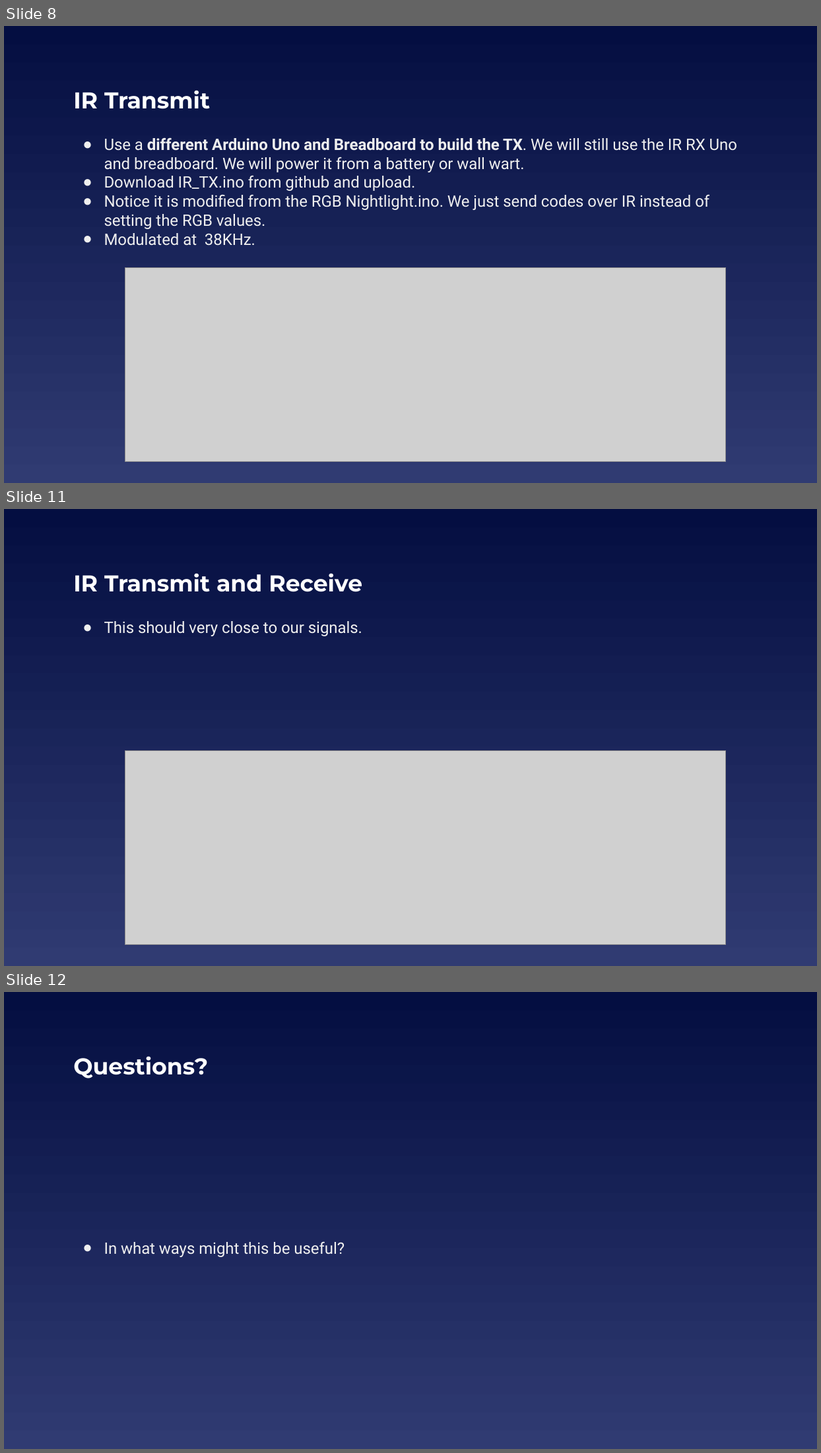
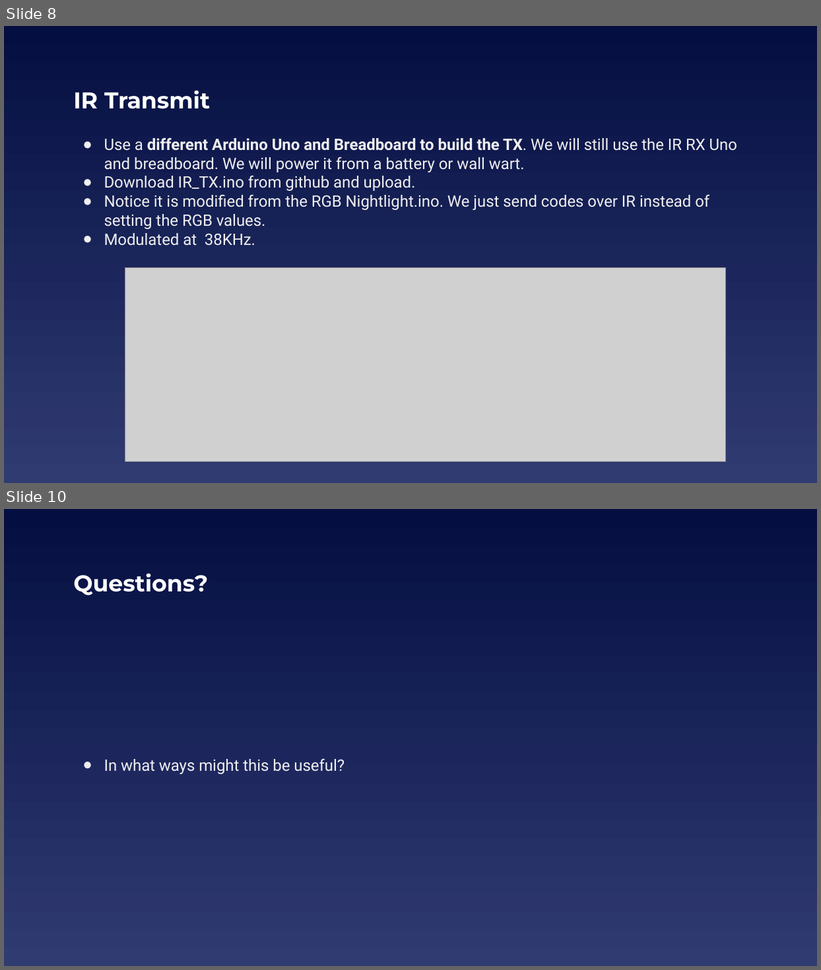
Before and after one commit to EELabMan/IR-Transmit-and-Receive, a slide deck: Infrared TX RX.pptx. Shown one above the other, each under a label of ours: slides 8, 11 and 12 before the commit, slides 8 and 10 after it; the slides between them are not shown. The pictures are 821x1453 and 821x970 pixels, drawn with LibreOffice and Linux fonts; fonts in the diff are those of the drawing; grey boxes stand for pictures. Boxes give left, top, right and bottom in pixels: in the first picture for what was removed or moved away, otherwise in the second. Text is boxed around its words. In the diff, an @@ line names an element or a change of style, - is before the commit and + after.

```diff
--- a/Infrared TX RX.pptx
+++ b/Infrared TX RX.pptx
@@ slide 11 removed at <box>4,509,817,966</box>, background gradient #040E41 to #303B72 @@
@@ title removed at <box>73,573,362,592</box> @@
-IR Transmit and Receive
@@ text removed at <box>104,621,362,636</box> @@
-● This should very close to our signals.
@@ picture removed at <box>125,751,726,945</box> @@
@@ what was slide 12 is now slide 10 @@
```
Also in this commit, not shown: 3 slides changed, 1 other slide removed, 1 other file.
